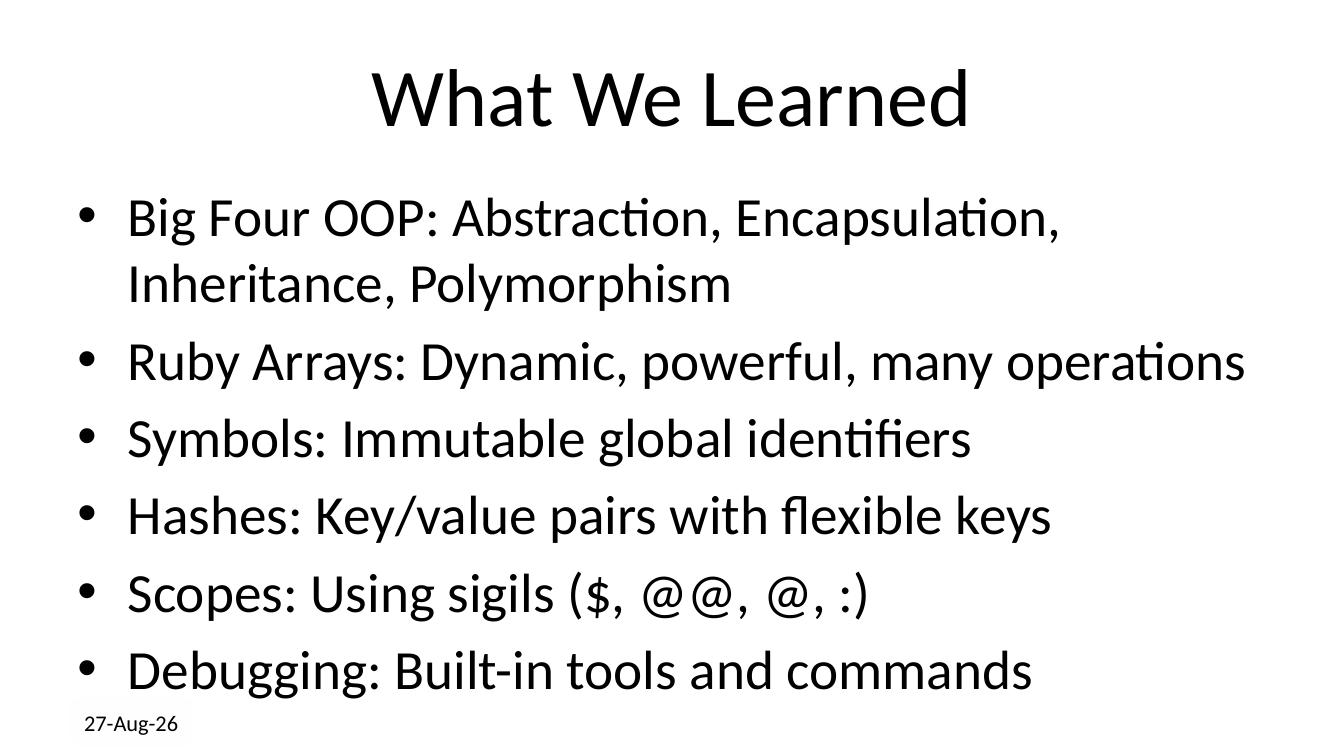
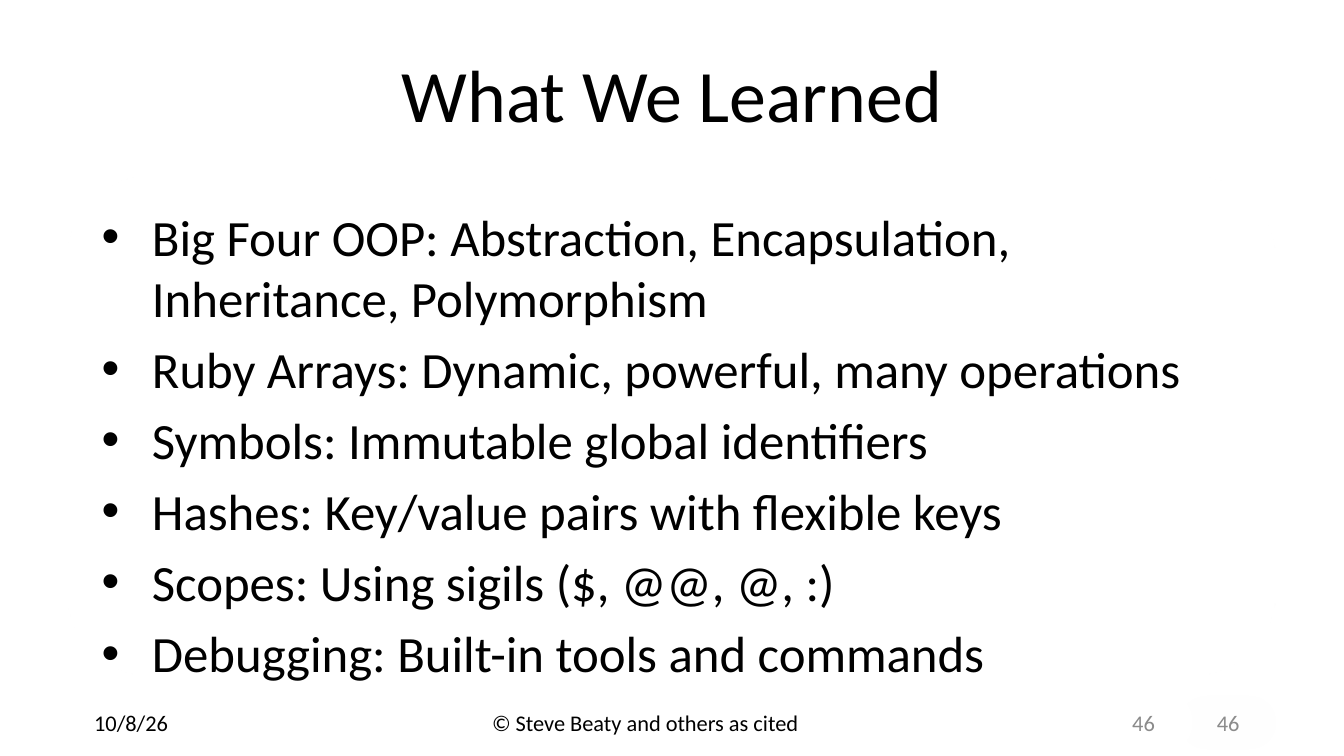
Before and after one commit to drb80/WebAppDev, a slide deck: slide 46 of Slides/Chapter02.pptx. Drawn at 1344x756 pixels with LibreOffice and Linux fonts; fonts in the diff are those of the drawing; background and template pictures are left out. Boxes give left, top, right and bottom in pixels: in the first picture for what was removed or moved away, otherwise in the second. Text is boxed around its words. In the diff, an @@ line names an element or a change of style, - is before the commit and + after.

```diff
--- a/Slides/Chapter02.pptx
+++ b/Slides/Chapter02.pptx
@@ title "What We Learned" at <box>402,70,942,123</box>: size 58.7 to 52.8 pt @@
@@ text "Big Four OOP: Abstraction, Encapsulation, ..." at <box>152,220,1180,681</box>: size 39.5 to 36.3 pt @@
@@ text removed at <box>84,716,178,735</box> @@
-27-Aug-26
@@ text added at <box>94,715,168,732</box>, 16 pt, text #000000 @@
+10/8/26
@@ text added at <box>516,715,798,735</box>, 16 pt, text #000000 @@
+© Steve Beaty and others as cited
@@ page number added at <box>1132,716,1155,731</box>, 16 pt, text #8C8C8C @@
+46
@@ text added at <box>1217,716,1240,731</box>, 16 pt, text #8C8C8C @@
+46
```
Also in this commit, not shown: 39 other slides changed, 6 slides added, 6 slides removed, 8 other files.
